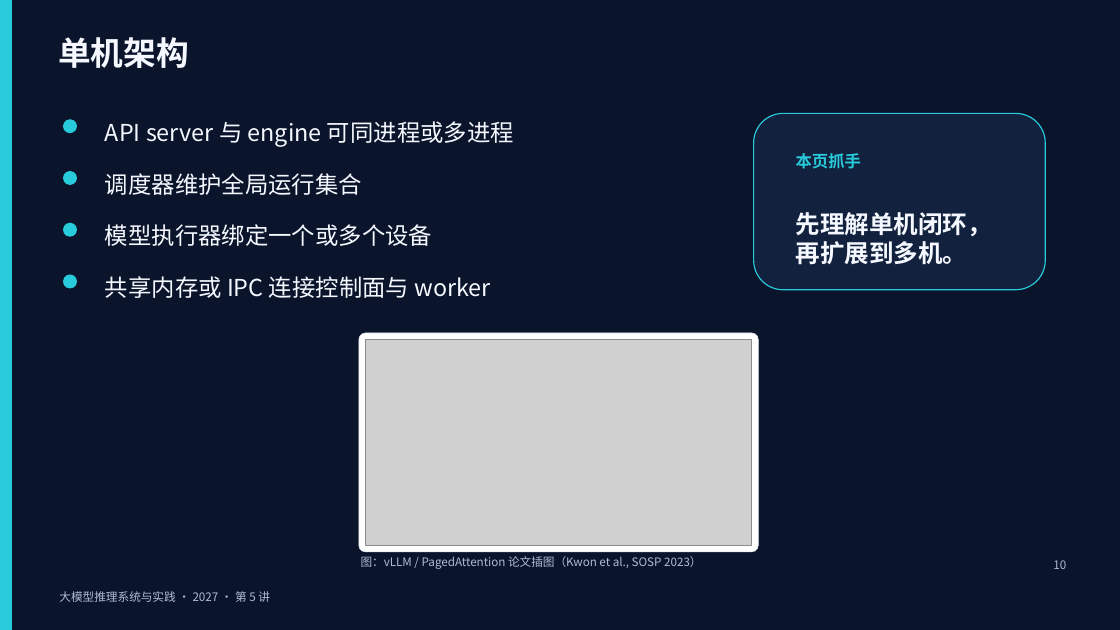
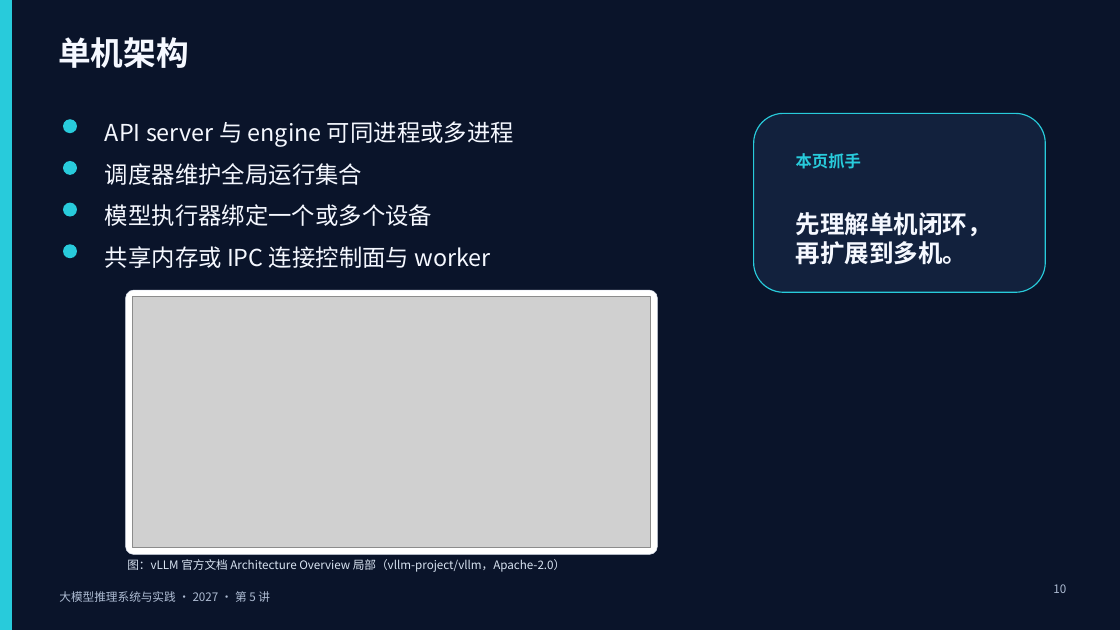
Before and after one commit to vLLM-HUST/intro-to-llm-inference-engines, a slide deck: slide 10 of build/slides/2027/lectures-8-pptx/第05讲_推理系统架构与代码阅读.pptx. Drawn at 1120x630 pixels with LibreOffice and Linux fonts; fonts in the diff are those of the drawing; grey boxes stand for pictures. Boxes give left, top, right and bottom in pixels: in the first picture for what was removed or moved away, otherwise in the second. Text is boxed around its words. In the diff, an @@ line names an element or a change of style, - is before the commit and + after.

```diff
--- a/build/slides/2027/lectures-8-pptx/第05讲_推理系统架构与代码阅读.pptx
+++ b/build/slides/2027/lectures-8-pptx/第05讲_推理系统架构与代码阅读.pptx
@@ ellipse: place and size @@
-ellipse at [63, 171, 77, 186]
+ellipse at [63, 161, 77, 176]
@@ text "调度器维护全局运行集合": place and size @@
-text "调度器维护全局运行集合" at [105, 173, 362, 195]
+text "调度器维护全局运行集合" at [105, 163, 362, 185]
@@ ellipse: place and size @@
-ellipse at [63, 223, 77, 237]
+ellipse at [63, 202, 77, 217]
@@ text "模型执行器绑定一个或多个设备": place and size @@
-text "模型执行器绑定一个或多个设备" at [105, 224, 432, 246]
+text "模型执行器绑定一个或多个设备" at [105, 204, 432, 226]
@@ text "共享内存或 IPC 连接控制面与 worker": place and size @@
-text "共享内存或 IPC 连接控制面与 worker" at [105, 276, 490, 298]
+text "共享内存或 IPC 连接控制面与 worker" at [105, 246, 490, 268]
@@ ellipse: place and size @@
-ellipse at [63, 275, 77, 289]
+ellipse at [63, 245, 77, 259]
@@ rounded rectangle: place and size @@
-rounded rectangle at [359, 333, 758, 552]
+rounded rectangle at [126, 290, 658, 555]
@@ picture: place and size @@
-picture at [365, 339, 751, 545]
+picture at [133, 297, 651, 548]
@@ text at [127, 559, 565, 572]: text changed; text colour #AEBCD3 to #D8E3F1 @@
-图：vLLM / PagedAttention 论文插图（Kwon et al., SOSP 2023）
+图：vLLM 官方文档 Architecture Overview 局部（vllm-project/vllm，Apache-2.0）
@@ rectangle: place and size @@
-rectangle at [1017, 555, 1075, 585]
+rectangle at [1017, 579, 1075, 609]
@@ text "10": place and size @@
-text "10" at [1053, 560, 1066, 569]
+text "10" at [1053, 584, 1066, 593]
```
Also in this commit, not shown: 10 other slides changed, 5 other files.
